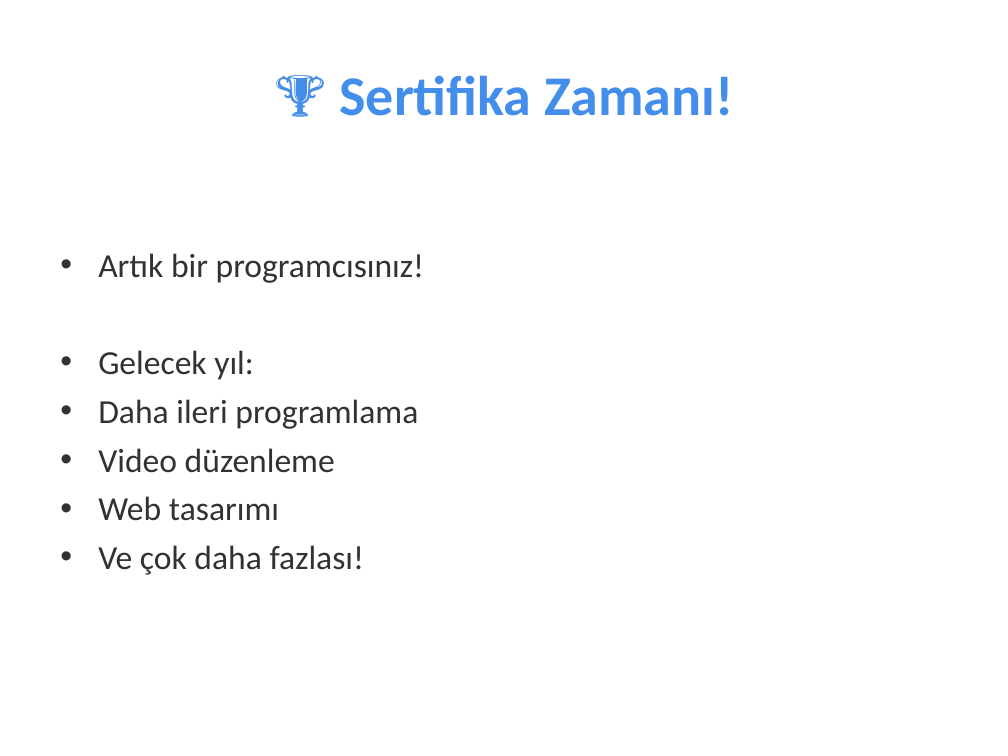
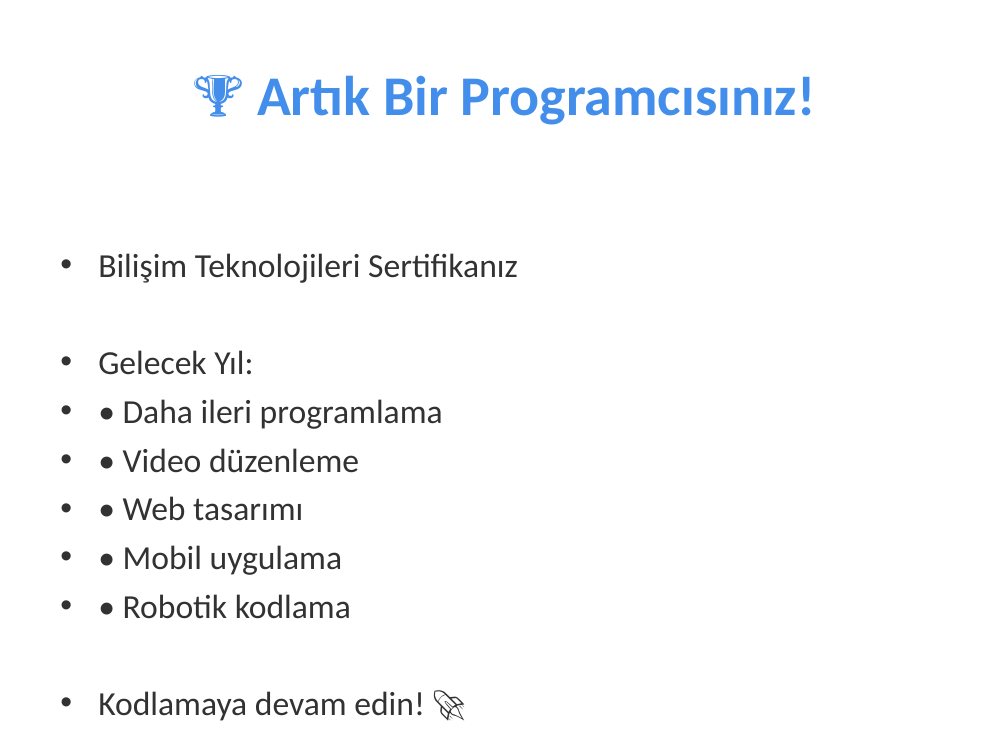
Before and after one commit to fikirkasi-arch/BST, a slide deck: slide 36 of sunumlar/5-SINIF-FULL-SUNUM.pptx (slide 42 before the commit). Drawn at 1008x756 pixels with LibreOffice and Linux fonts; fonts in the diff are those of the drawing. Boxes give left, top, right and bottom in pixels: in the first picture for what was removed or moved away, otherwise in the second. Text is boxed around its words. In the diff, an @@ line names an element or a change of style, - is before the commit and + after.

```diff
--- a/sunumlar/5-SINIF-FULL-SUNUM.pptx
+++ b/sunumlar/5-SINIF-FULL-SUNUM.pptx
@@ title at (x1=257, y1=75, x2=816, y2=125): text changed @@
-🏆 Sertifika Zamanı!
+🏆 Artık Bir Programcısınız!
@@ text at (x1=98, y1=253, x2=518, y2=721): text changed @@
-• Artık bir programcısınız!
-• Gelecek yıl:
-• Daha ileri programlama
-• Video düzenleme
-• Web tasarımı
-• Ve çok daha fazlası!
+• Bilişim Teknolojileri Sertifikanız
+• Gelecek Yıl:
+• • Daha ileri programlama
+• • Video düzenleme
+• • Web tasarımı
+• • Mobil uygulama
+• • Robotik kodlama
+• Kodlamaya devam edin! 🚀
```
Also in this commit, not shown: 20 other slides changed, 7 slides added, 14 slides removed, 3 other files.
